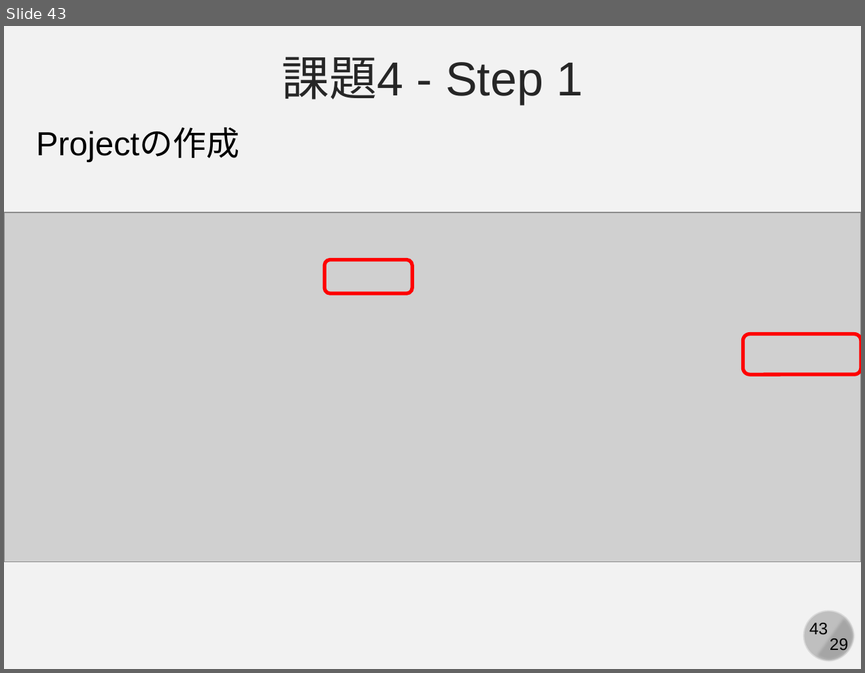
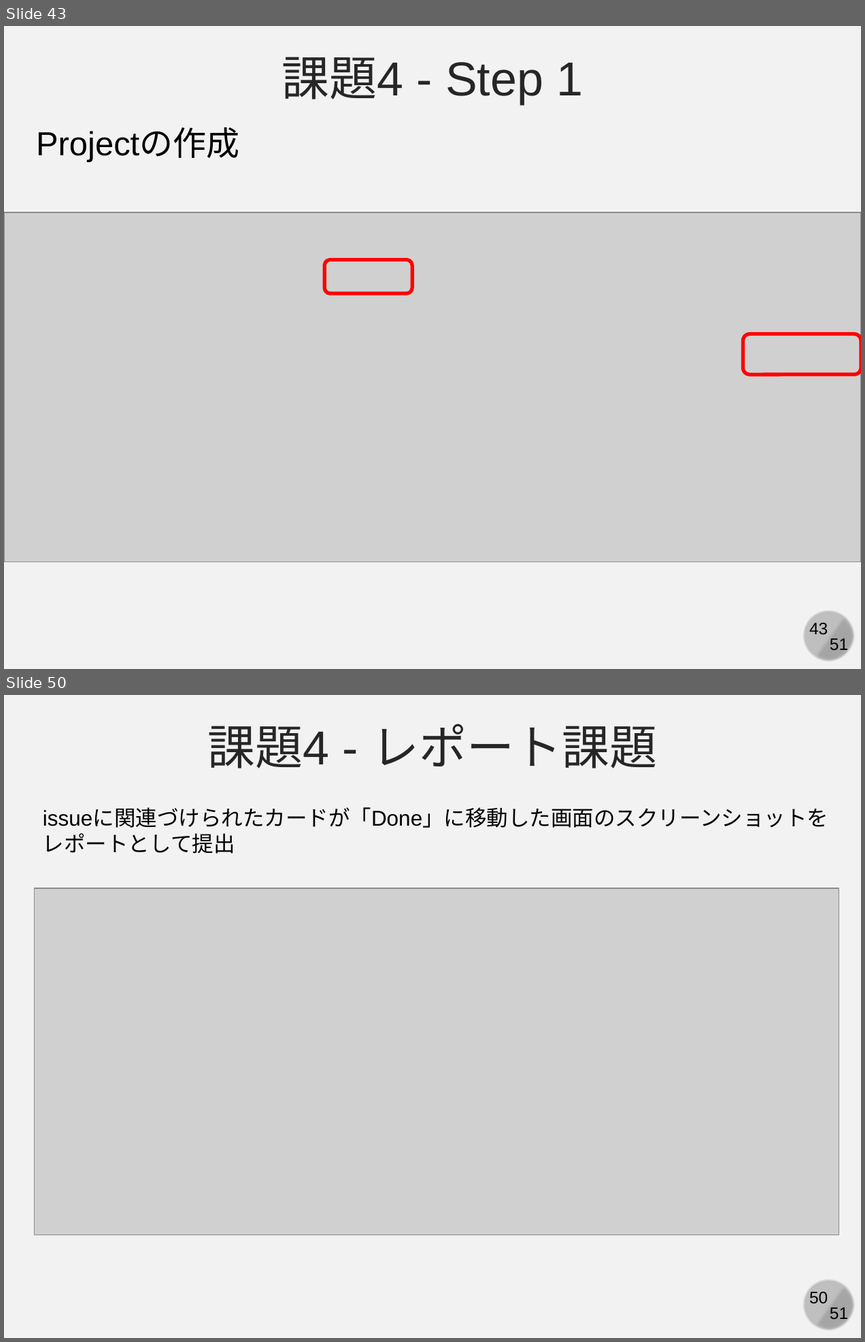
Before and after one commit to kaityo256/github, a slide deck: practice_github/fig/github_ex03.pptx. Shown one above the other, each under a label of ours: slide 43 before the commit, slides 43 and 50 after it; the slides between them are not shown. The pictures are 865x673 and 865x1342 pixels, drawn with LibreOffice and Linux fonts; fonts in the diff are those of the drawing; grey boxes stand for pictures. Boxes give left, top, right and bottom in pixels: in the first picture for what was removed or moved away, otherwise in the second. Text is boxed around its words. In the diff, an @@ line names an element or a change of style, - is before the commit and + after.

```diff
--- a/practice_github/fig/github_ex03.pptx
+++ b/practice_github/fig/github_ex03.pptx
@@ slide 50 added at (x1=4, y1=695, x2=861, y2=1338), background #F2F2F2; not listed: 4 template elements that a slide beside it also shows @@
@@ text added at (x1=208, y1=724, x2=657, y2=768), 40 pt, text #262626 @@
+課題4 - レポート課題
@@ text added at (x1=43, y1=809, x2=828, y2=853), 18 pt, text #000000 @@
+issueに関連づけられたカードが「Done」に移動した画面のスクリーンショットを
+レポートとして提出
@@ picture added at (x1=34, y1=888, x2=838, y2=1234) @@
@@ slide 43 changed as well @@
@@ text at (x1=830, y1=638, x2=848, y2=654): text changed @@
-29
+51
```
Also in this commit, not shown: 42 other slides changed, 7 other slides added.
